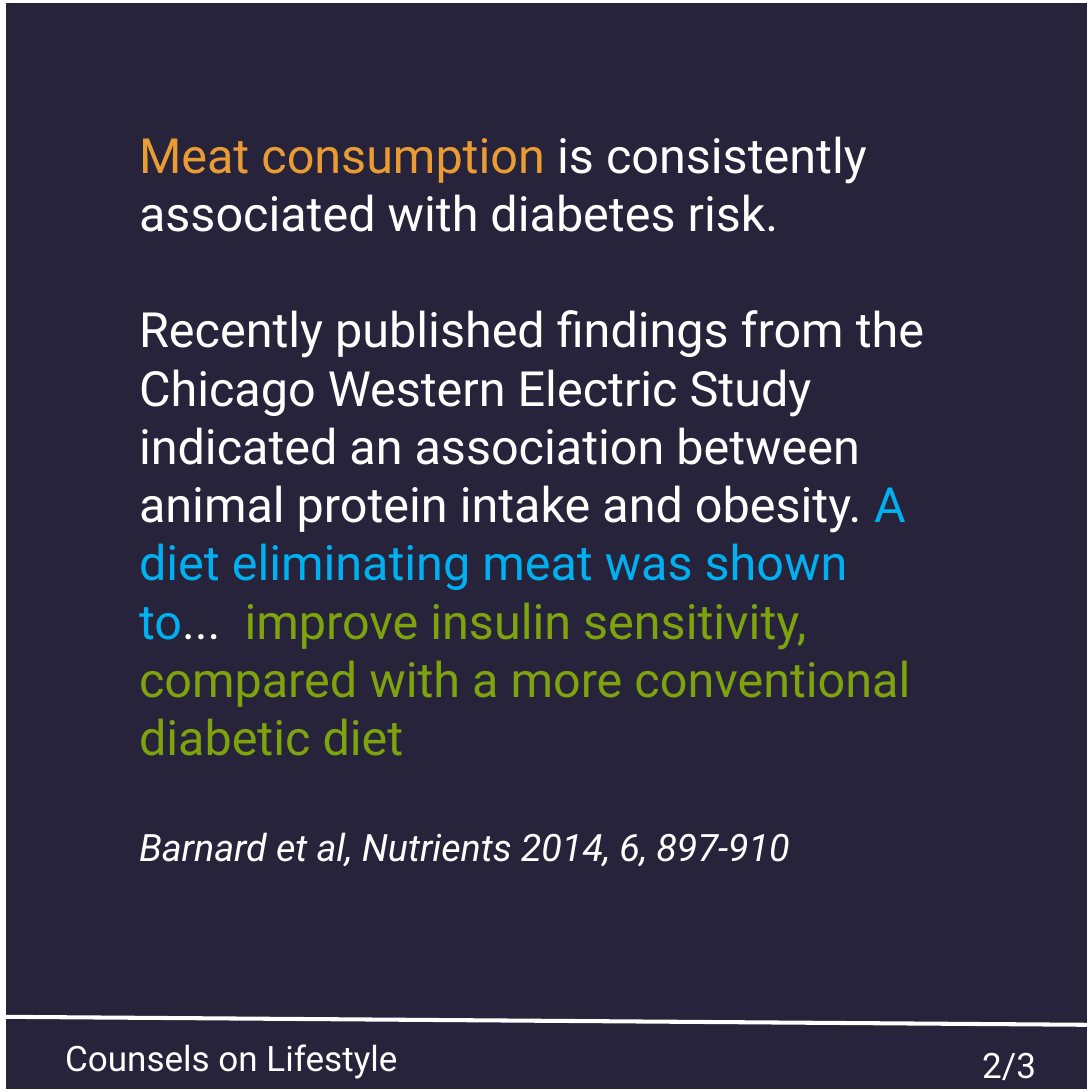
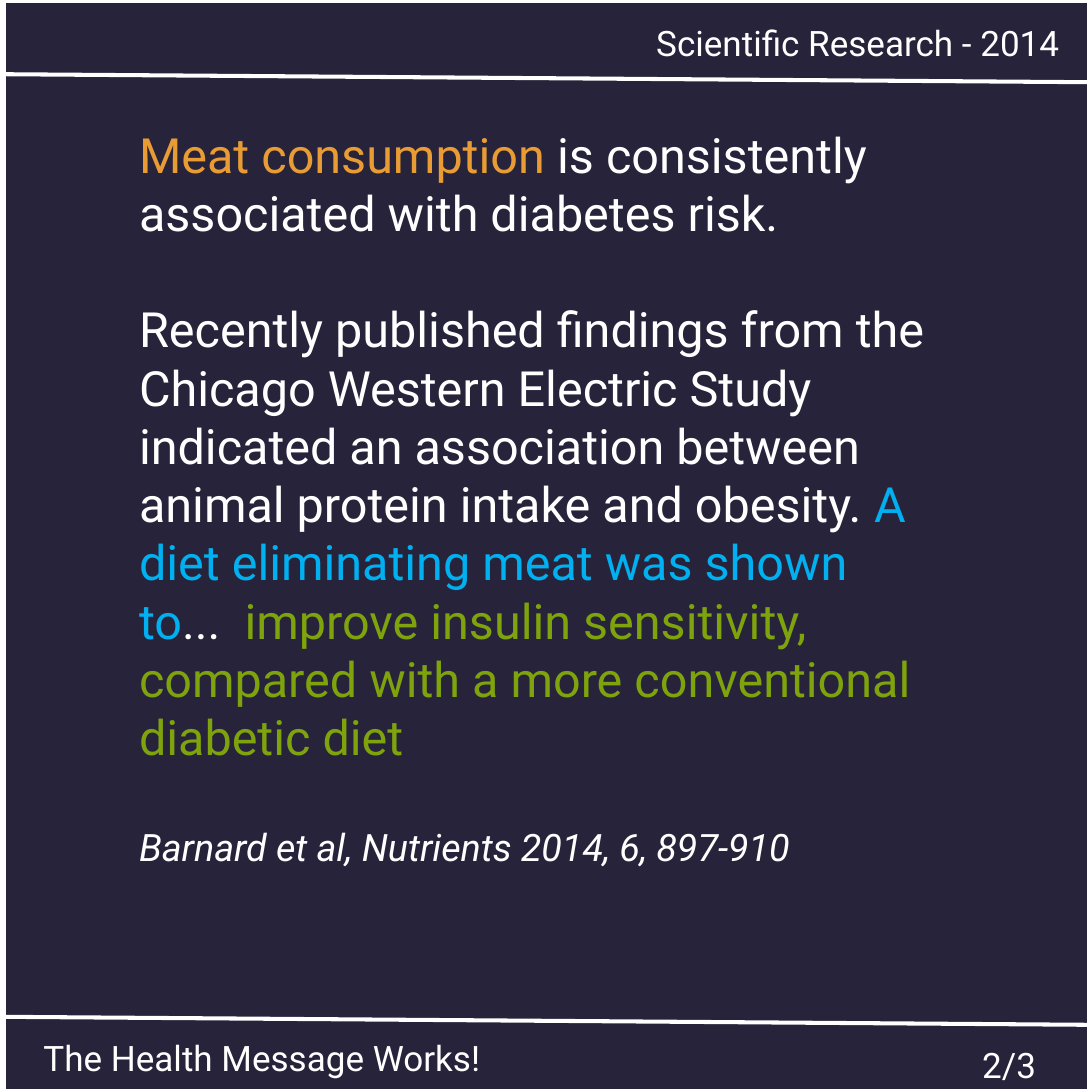
Before and after one commit to msimbao/counselsonlifestyle, a slide deck: slide 2 of posts/2/slides.pptx. Drawn at 1092x1092 pixels with LibreOffice and Linux fonts; fonts in the diff are those of the drawing. Boxes give left, top, right and bottom in pixels: in the first picture for what was removed or moved away, otherwise in the second. Text is boxed around its words. In the diff, an @@ line names an element or a change of style, - is before the commit and + after.

```diff
--- a/posts/2/slides.pptx
+++ b/posts/2/slides.pptx
@@ text added at (656,29,1059,57), 26 pt, text #FFFFFF @@
+Scientific Research - 2014
@@ line added from (0, 74) to (1088, 83), #FFFFFF 3 pt @@
@@ text added at (43,1044,480,1079), 26 pt, text #FFFFFF @@
+The Health Message Works!
@@ text removed at (65,1044,397,1079) @@
-Counsels on Lifestyle
```
Also in this commit, not shown: 2 other slides changed, 15 other files.
